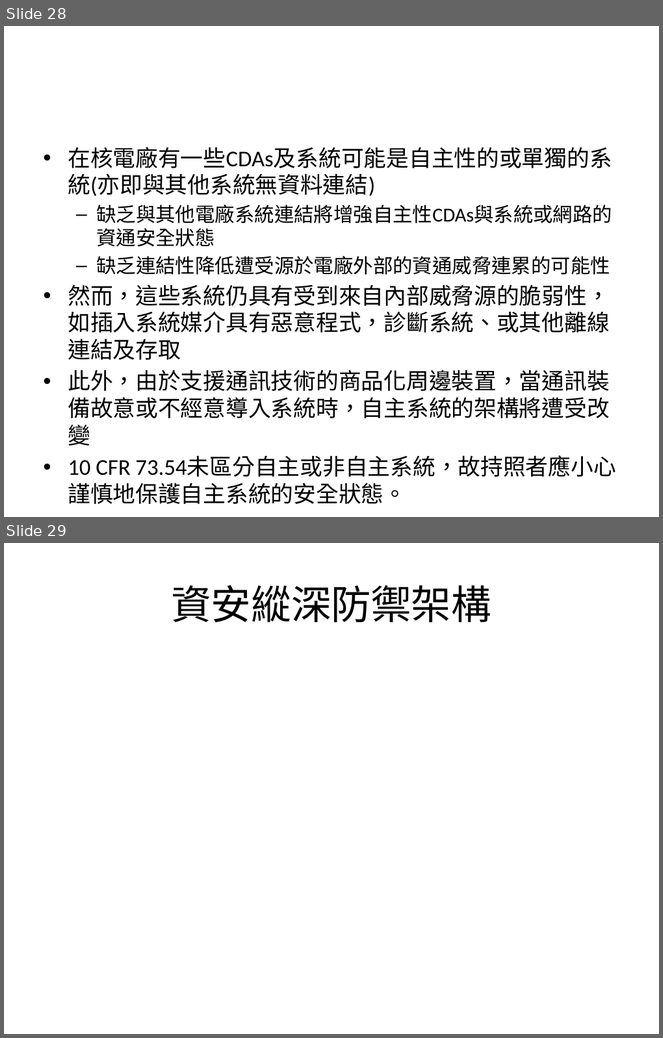
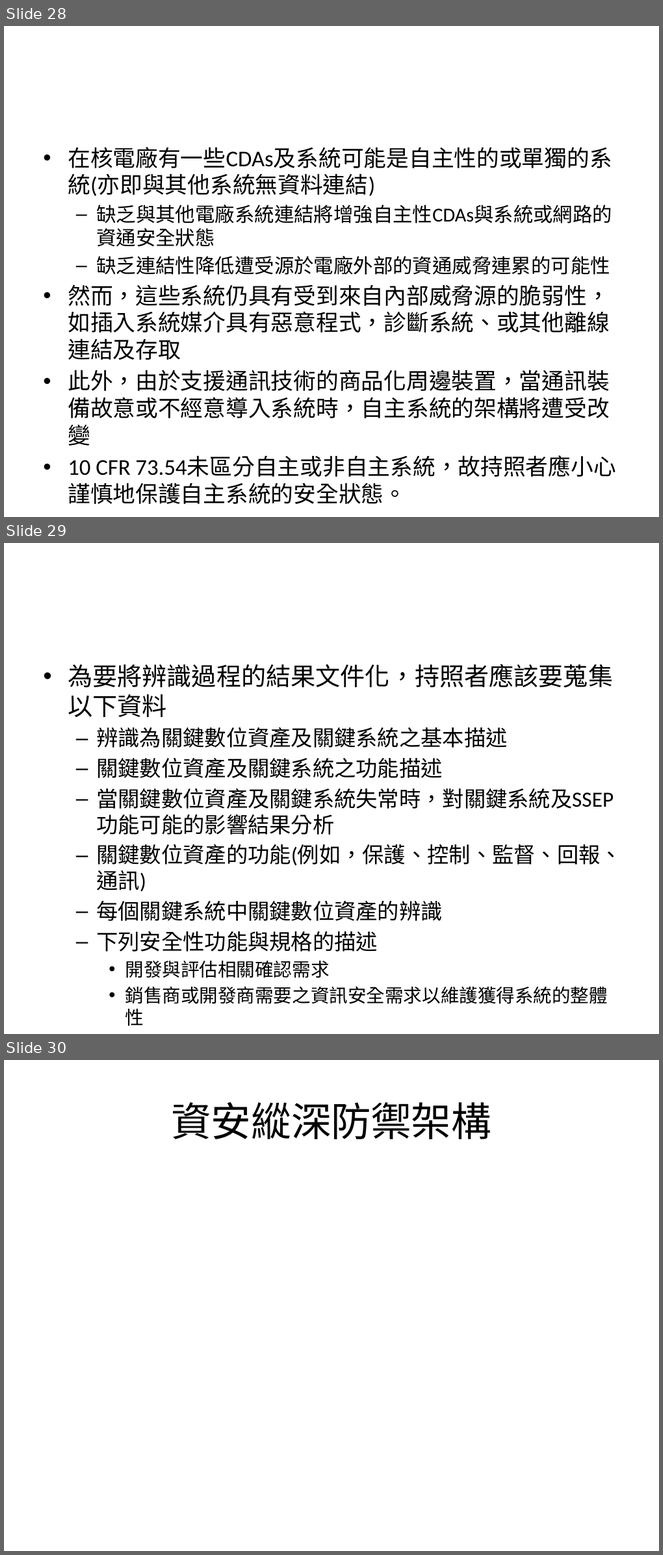
Before and after one commit to jc7qx/aecproj, a slide deck: RG571.pptx. Shown one above the other, each under a label of ours: slides 28 and 29 before the commit, slides 28, 29 and 30 after it. The pictures are 663x1038 and 663x1555 pixels, drawn with LibreOffice and Linux fonts; fonts in the diff are those of the drawing. Boxes give left, top, right and bottom in pixels: in the first picture for what was removed or moved away, otherwise in the second. Text is boxed around its words. In the diff, an @@ line names an element or a change of style, - is before the commit and + after.

Commit message:
update on 20160707

```diff
--- a/RG571.pptx
+++ b/RG571.pptx
@@ slide 29 added at bbox=[4, 543, 659, 1034], background #FFFFFF @@
@@ text added at bbox=[68, 664, 622, 1027], 23.8 pt, text #000000 @@
+• 為要將辨識過程的結果文件化，持照者應該要蒐集以下資料
+  – 辨識為關鍵數位資產及關鍵系統之基本描述
+  – 關鍵數位資產及關鍵系統之功能描述
+  – 當關鍵數位資產及關鍵系統失常時，對關鍵系統及SSEP功能可能的影響結果分析
+  – 關鍵數位資產的功能(例如，保護、控制、監督、回報、通訊)
+  – 每個關鍵系統中關鍵數位資產的辨識
+  – 下列安全性功能與規格的描述
+    • 開發與評估相關確認需求
+    • 銷售商或開發商需要之資訊安全需求以維護獲得系統的整體性
@@ what was slide 29 is now slide 30 @@
```
Also in this commit, not shown: 1 slide changed.
